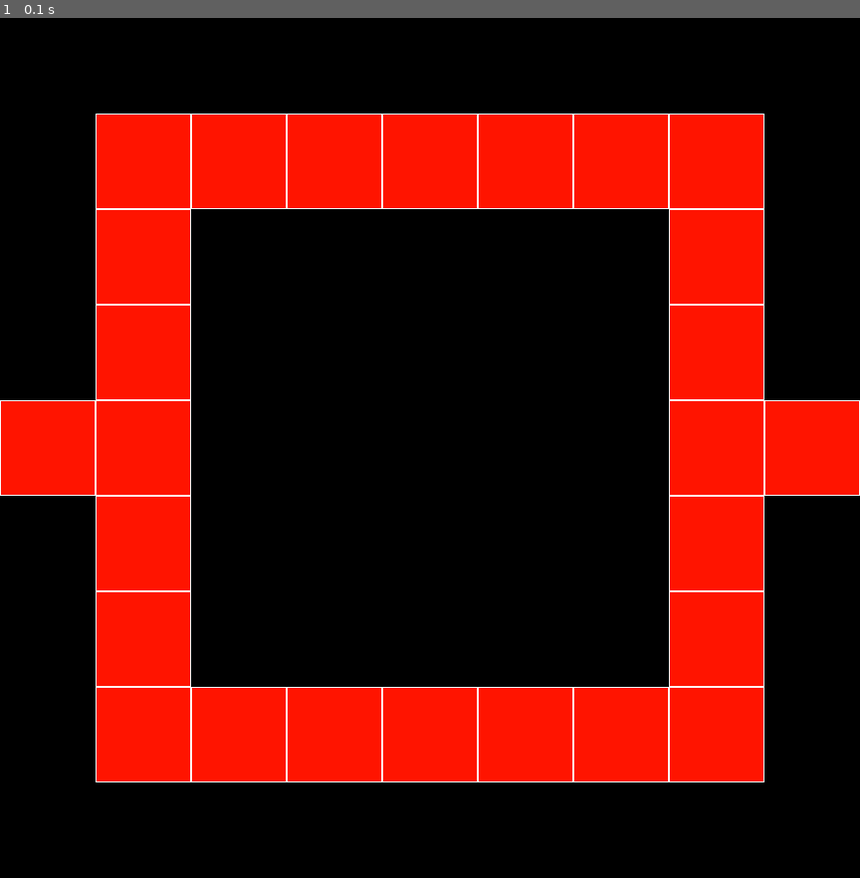
Above: before the commit, frame 1.
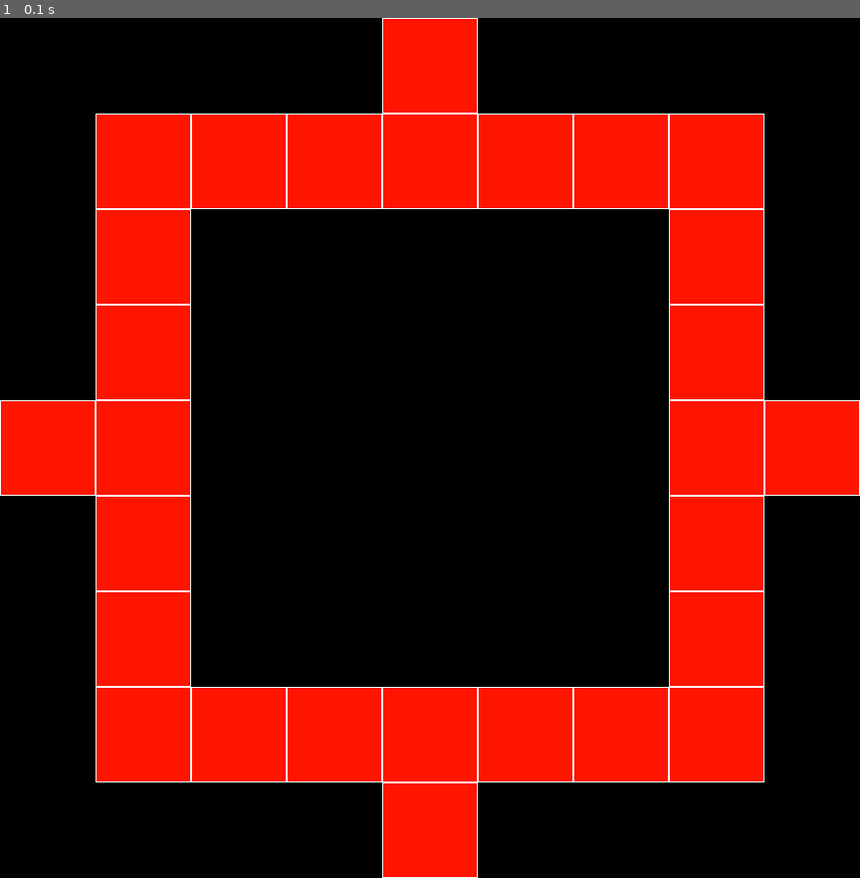
Above: after the commit, the same moment.

Repository: DesmondChongQiXiang/FIT3077
Game: pygame game, started from FIT3077_A2/Prototype/main.py
Same seed, same stepped clock (60 frames per second), same inputs: the game is played once before the commit and once after it.
Inputs:
- Up to frame 1 (0.1 s): no input

The runs differ from the first frame. In frame 1, 2.5% of the frame differs, in the area x 44-56%, y 0-100%.

Commit message:
additional classes created, implementation not complete: Todo: Pass game_tiles as a list of non_cave_tiles to see if the animal attribute can determine what is rendered on the tile. Same for chit cards once I have implemented it to be rendered on the game board

Diff:
--- /dev/null
+++ b/FIT3077_A2/Prototype/board/animal.py
@@ -0,0 +1,7 @@
+from enum import Enum
+
+class Animal(Enum):
+    SPIDER = "spider.png"
+    SALAMANDER = "salamander.png"
+    BABY_DRAGON = "baby_dragon.png"
+    BAT = "bat.png"
--- /dev/null
+++ b/FIT3077_A2/Prototype/board/chit_card.py
@@ -0,0 +1,20 @@
+from abc import ABC,abstractmethod
+
+class ChitCard(ABC):
+
+    def __init__(self,number_of_animal) :
+        self.number_of_animal = number_of_animal
+        self.is_flipped = False
+        self.tile_coefficient = 1
+        self.flipped_this_turn = False
+
+    def set_is_flipped(self):
+        if self.is_flipped == False:
+            self.is_flipped = True
+            self.flipped_this_turn = True
+        elif self.is_flipped == True & self.flipped_this_turn == False:
+            self.is_flipped = False
+
+    @abstractmethod
+    def carry_out_task(self,dragon):
+        pass
--- /dev/null
+++ b/FIT3077_A2/Prototype/board/dragon.py
@@ -0,0 +1,9 @@
+
+
+class Dragon:
+    def __init__(self,row,col,player_number,animal):
+        self.row = row
+        self.col = col
+        self.player_number = player_number
+        self.animal = None
+        self.turns_taken = 0
--- a/FIT3077_A2/Prototype/board/game_board.py
+++ b/FIT3077_A2/Prototype/board/game_board.py
@@ -1,5 +1,7 @@
 import pygame
 from .settings import BLACK,ROWS,COLS,WHITE,SQUARE_SIZE, RED
+from .non_cave_tile import NonCaveTile
+
 
 class GameBoard:
     def __init__(self,cave_tiles,chit_cards,players):
@@ -29,7 +31,12 @@
                     pygame.draw.rect(window,RED,(row*SQUARE_SIZE,col*SQUARE_SIZE,SQUARE_SIZE,SQUARE_SIZE))
                     pygame.draw.rect(window,WHITE,(row*SQUARE_SIZE,col*SQUARE_SIZE,SQUARE_SIZE,SQUARE_SIZE),1)
             elif 1 < row < 7:
-                for col in range(1,COLS-1):
+                if row == 4:
+                    pygame.draw.rect(window,RED,(4*SQUARE_SIZE,0*SQUARE_SIZE,SQUARE_SIZE,SQUARE_SIZE))
+                    pygame.draw.rect(window,WHITE,(4*SQUARE_SIZE,0*SQUARE_SIZE,SQUARE_SIZE,SQUARE_SIZE),1)
+                    pygame.draw.rect(window,RED,(4*SQUARE_SIZE,8*SQUARE_SIZE,SQUARE_SIZE,SQUARE_SIZE))
+                    pygame.draw.rect(window,WHITE,(4*SQUARE_SIZE,8*SQUARE_SIZE,SQUARE_SIZE,SQUARE_SIZE),1)
+                for col in range(0,COLS):
                     if col == 1 :
                         pygame.draw.rect(window,RED,(row*SQUARE_SIZE,col*SQUARE_SIZE,SQUARE_SIZE,SQUARE_SIZE))
                         pygame.draw.rect(window,WHITE,(row*SQUARE_SIZE,col*SQUARE_SIZE,SQUARE_SIZE,SQUARE_SIZE),1)
@@ -38,7 +45,8 @@
                         pygame.draw.rect(window,WHITE,(row*SQUARE_SIZE,col*SQUARE_SIZE,SQUARE_SIZE,SQUARE_SIZE),1)
 
 
-
+    def create_board(self):
+        pass
 
     def set_player_start_tile(self,players):
         if len(self.players) == 4:
--- /dev/null
+++ b/FIT3077_A2/Prototype/board/non_cave_tile.py
@@ -0,0 +1,13 @@
+from .tile import Tile
+
+class NonCaveTile(Tile):
+
+    def __init__(self,animal,dragon) :
+        super().__init__
+
+    def set_player_on_tile(self, dragon) -> bool:
+        if self.dragon == None:
+            self.dragon = dragon
+            return True
+        else:
+            return False
--- /dev/null
+++ b/FIT3077_A2/Prototype/board/tile.py
@@ -0,0 +1,34 @@
+from abc import ABC,abstractmethod
+
+class Tile(ABC):
+    """
+    This is the initialiser for the class Tile
+    """
+    def __init__(self,animal,dragon) :
+        self.animal = animal
+        self.dragon = None
+
+    """
+    This method returns the animal enum assigned to the tile
+    """
+    def get_tiles_animal(self):
+        return self.animal
+
+    """
+    This return's the dragon object currently on the tile
+    """
+    def get_player_on_tile(self):
+        return self.dragon
+
+    """
+    This sets the dragon on the tile to none as we want to remove the dragon when it moves spaces
+    """
+    def remove_player_from_tile(self):
+        self.dragon = None
+
+    """
+    This is an abstract method that allows the player to move to the tile, if it is a cave will have a different behavior from if it is a non-cave tile
+    """
+    @abstractmethod
+    def set_player_on_tile(self,dragon) -> bool:
+        pass
Empty file added: FIT3077_A2/Prototype/board/animal_chit_card.py
